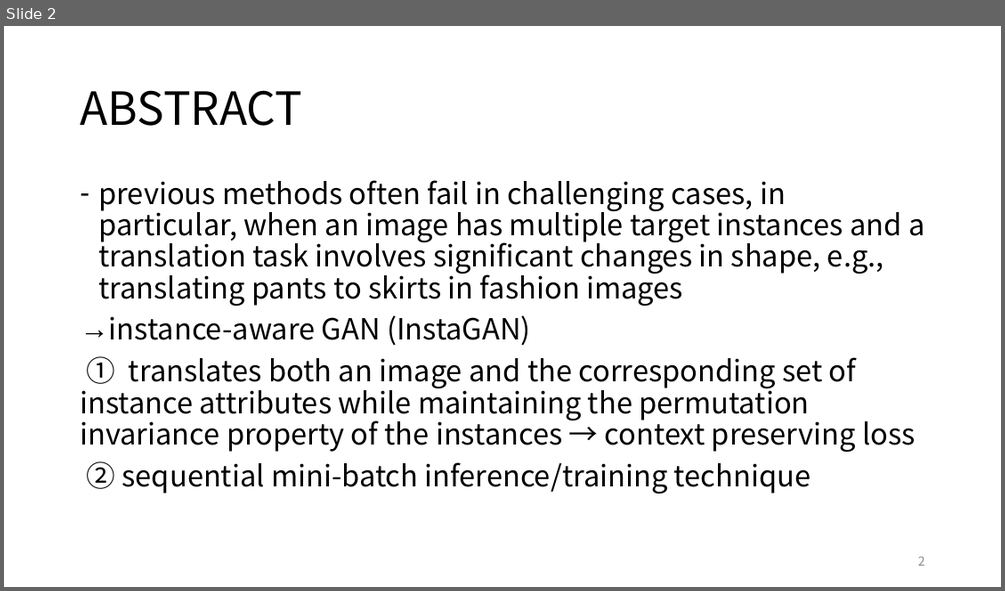
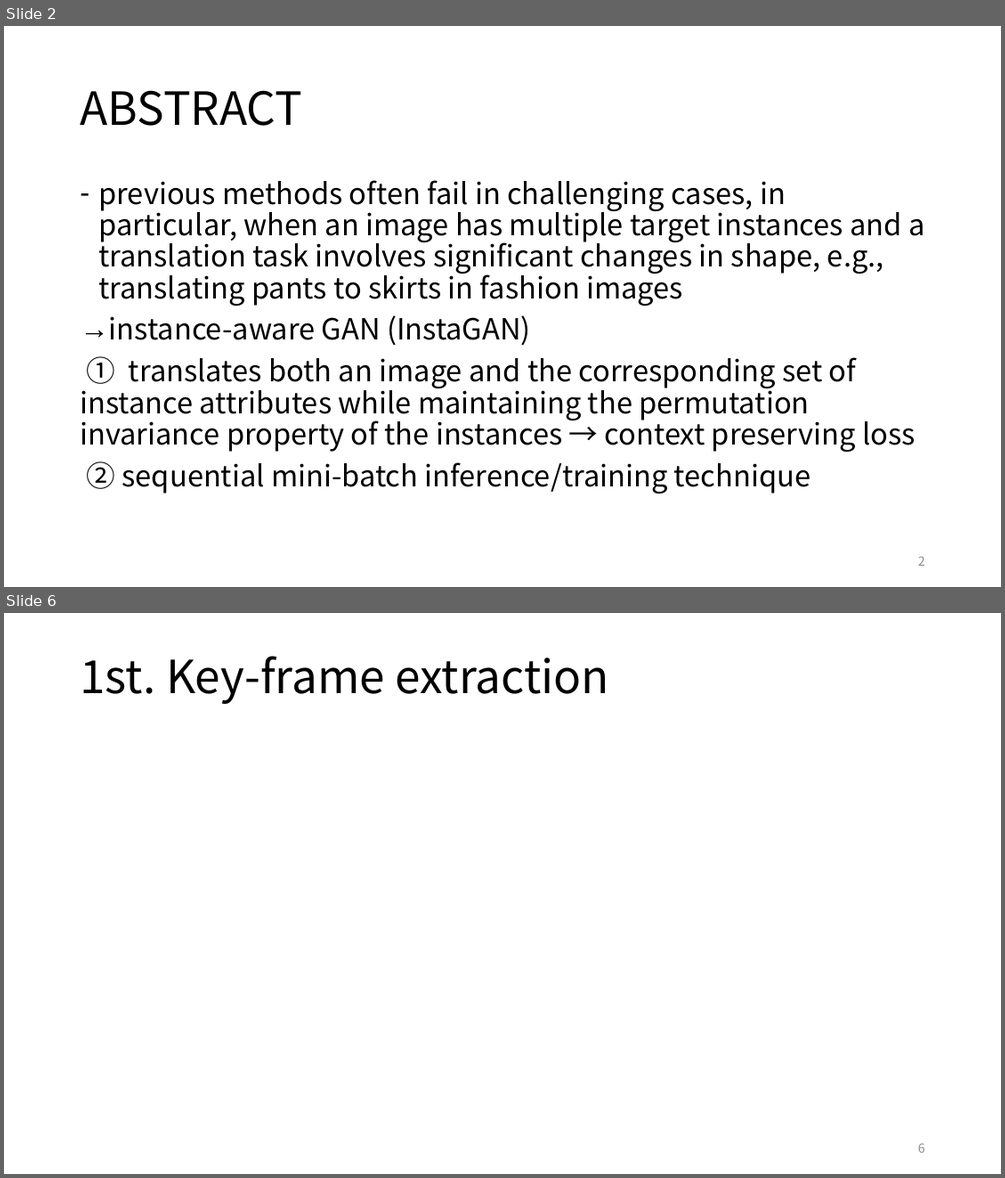
Before and after one commit to Yiujin/gradProject, a slide deck: paper/for_presentation.pptx. Shown one above the other, each under a label of ours: slide 2 before the commit, slides 2 and 6 after it; the slides between them are not shown. The pictures are 1005x591 and 1005x1178 pixels, drawn with LibreOffice and Linux fonts; fonts in the diff are those of the drawing. Boxes give left, top, right and bottom in pixels: in the first picture for what was removed or moved away, otherwise in the second. Text is boxed around its words. In the diff, an @@ line names an element or a change of style, - is before the commit and + after.

```diff
--- a/paper/for_presentation.pptx
+++ b/paper/for_presentation.pptx
@@ slide 6 added at bbox=[4, 613, 1001, 1174], background #FFFFFF @@
@@ title added at bbox=[80, 656, 610, 704], 44 pt, text #000000 @@
+1st. Key-frame extraction
@@ page number added at bbox=[918, 1143, 925, 1152], 12 pt, text #8C8C8C @@
+6
```
Also in this commit, not shown: 3 other slides added, 4 slides removed, 1 other file.
